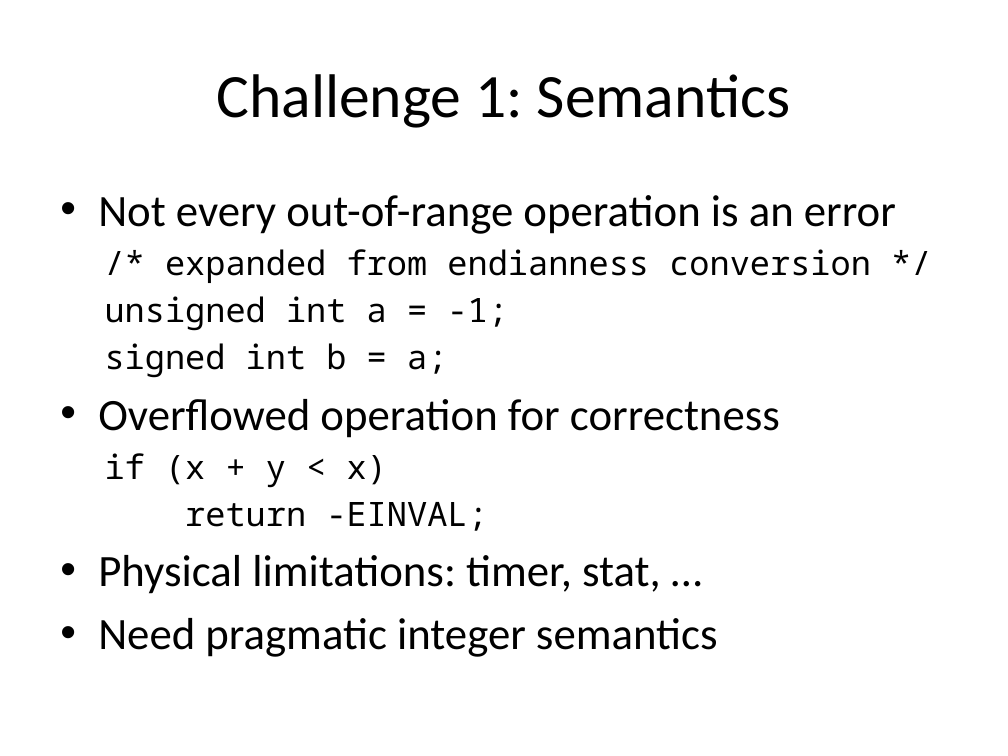
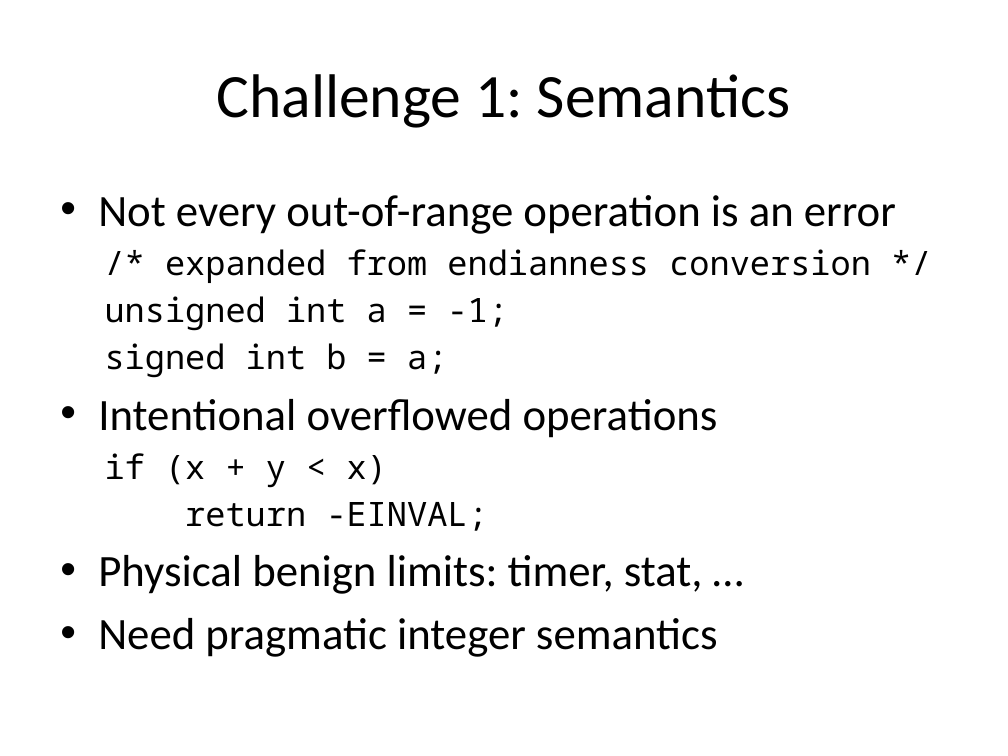
Before and after one commit to jiazhihao/6857, a slide deck: slide 7 of slides/kint.pptx (slide 4 before the commit). Drawn at 1008x756 pixels with LibreOffice and Linux fonts; fonts in the diff are those of the drawing. Boxes give left, top, right and bottom in pixels: in the first picture for what was removed or moved away, otherwise in the second. Text is boxed around its words. In the diff, an @@ line names an element or a change of style, - is before the commit and + after.

```diff
--- a/slides/kint.pptx
+++ b/slides/kint.pptx
@@ text at (98,399,718,438): text changed @@
-• Overflowed operation for correctness
+• Intentional overflowed operations
@@ text at (98,555,703,594): text changed @@
-• Physical limitations: timer, stat, …
+• Physical benign limits: timer, stat, …
```
Also in this commit, not shown: 3 other slides changed, 3 slides added.
